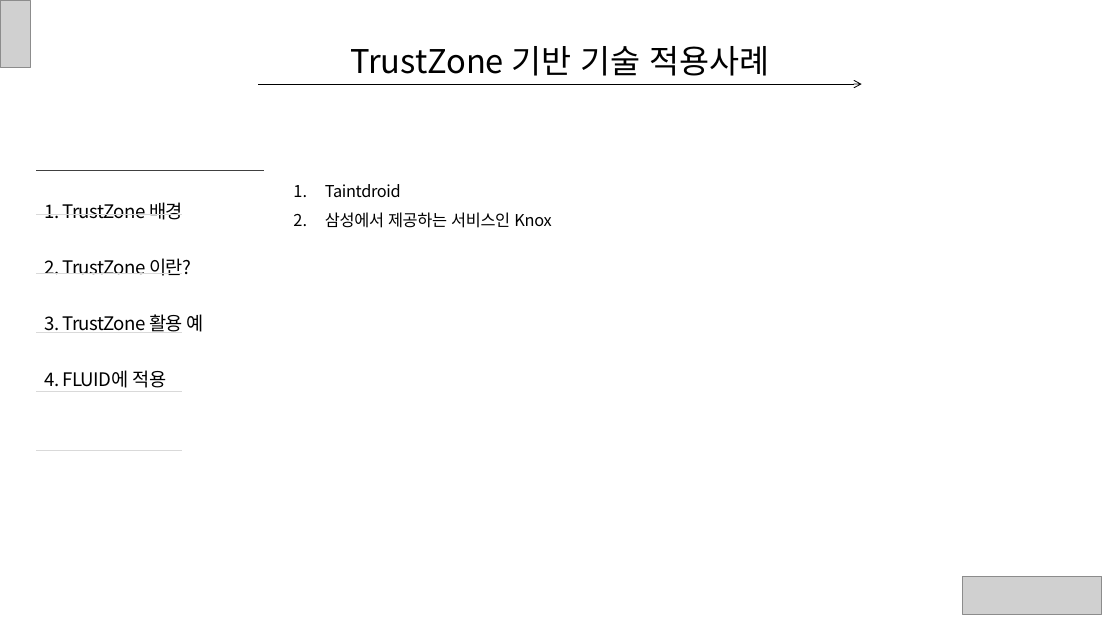
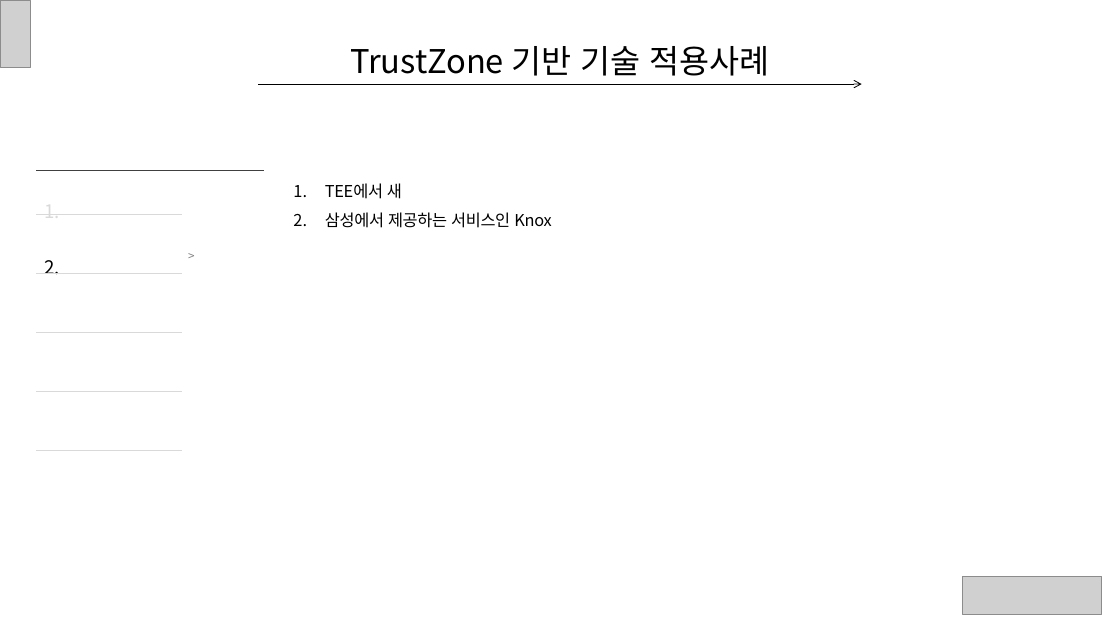
Before and after one commit to ryusangwon/Arm-Trustzone, a slide deck: slide 8 of Trustzone.pptx (slide 12 before the commit). Drawn at 1120x630 pixels with LibreOffice and Linux fonts; fonts in the diff are those of the drawing; grey boxes stand for pictures. Boxes give left, top, right and bottom in pixels: in the first picture for what was removed or moved away, otherwise in the second. Text is boxed around its words. In the diff, an @@ line names an element or a change of style, - is before the commit and + after.

```diff
--- a/Trustzone.pptx
+++ b/Trustzone.pptx
@@ text at bbox=[325, 183, 402, 199]: text changed @@
-1. Taintdroid
+1. TEE에서 새
@@ text added at bbox=[180, 238, 325, 358], 10 pt, text #808080 @@
+>
@@ text at bbox=[45, 260, 60, 273]: text changed @@
-1. TrustZone 배경
-2. TrustZone 이란?
-3. TrustZone 활용 예
-4. FLUID에 적용
+2.
```
Also in this commit, not shown: 7 other slides changed, 4 slides removed.
